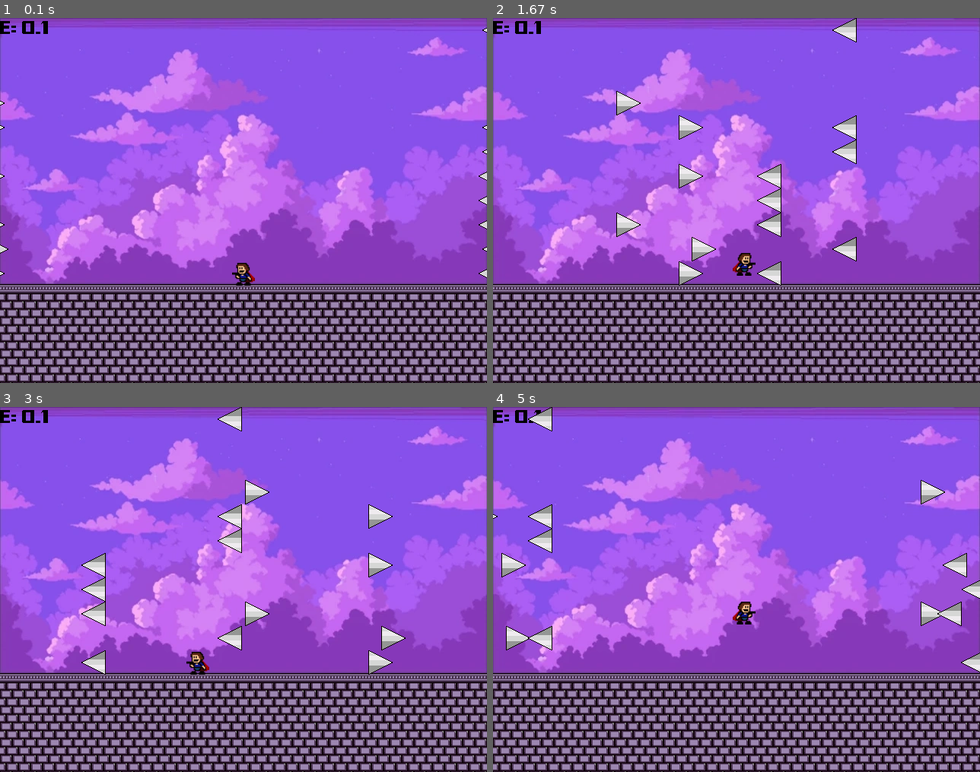
Above: before the commit, frames 1-4 (two rows, left to right).
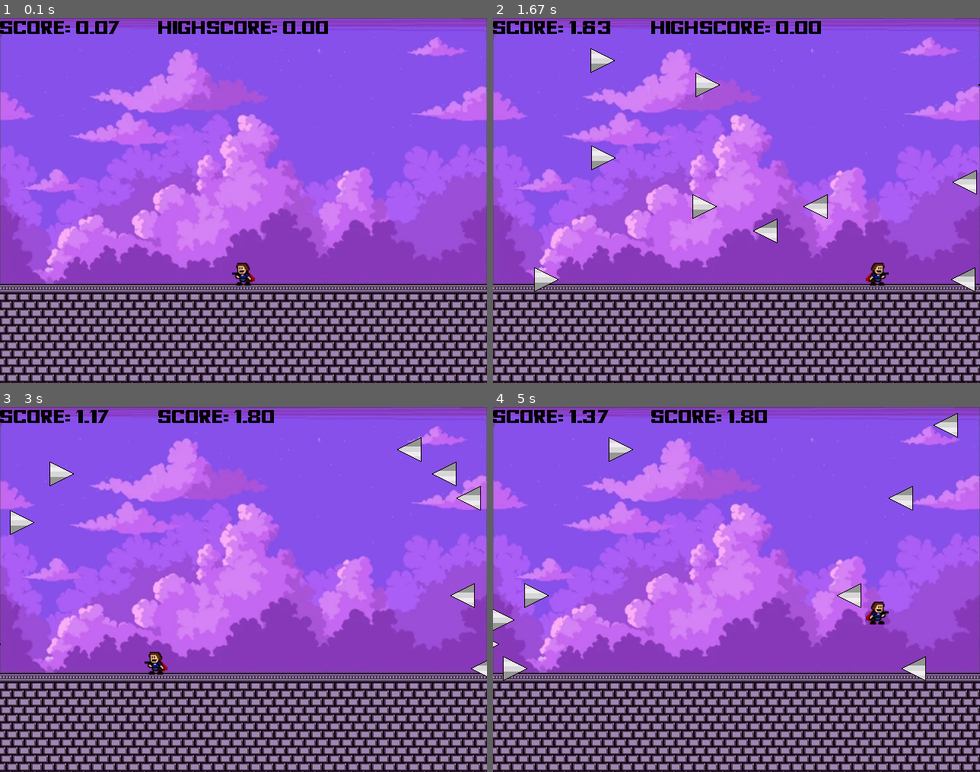
Above: after the commit, the same moments.

Repository: lorak80/pygame_project
Game: pygame game, started from game/main.py
Two runs of this game, one before a commit and one after it. Both use one fixed random seed, a clock stepped at 60 frames per second and the inputs below.
Inputs:
- Up to frame 1 (0.1 s): no input
- Up to frame 2 (1.67 s): tap J at 0.33 s; hold D 0.67-1.13 s; hold W 1.17-1.47 s; hold D from 1.5 s (still down)
- Up to frame 3 (3 s): release D at 1.97 s; hold A 2-2.53 s; tap Space at 2.57 s
- Up to frame 4 (5 s): hold A 3.23-3.63 s; hold W 3.67-4.03 s; hold D 4.07-4.7 s; tap Space at 4.73 s

The runs differ from the first frame. In frame 1, 1.3% of the frame differs, in the area x 0-100%, y 0-72%; in frame 2, 5.5%, in the area x 0-100%, y 0-75%; in frame 3, 4.8%; in frame 4, 4.5%.

Commit message:
fixed and optimized spikes, score/highscore implemented

Diff:
--- a/game/Killer.py
+++ b/game/Killer.py
@@ -1,17 +1,21 @@
 import pygame, random
 import main
 
-SPIKE_SPEEDS = [2, 2.5, 3]
-MIN_RESP_TIME = 60 * 2
-MAX_RESP_TIME = 60 * 4
+SPIKE_SPEEDS = [3, 3.5, 4]
+MIN_RESP_TIME = 60 * 1.5
+MAX_RESP_TIME = 60 * 10
+SPIKE_HITBOX_SIZE = {"width": 16, "height": 16}
 
 class Killer(pygame.sprite.Sprite):
     def __init__(self, init_x, init_y):
         super().__init__()
         self.init_x = init_x
         self.init_y = init_y
-    def kill(self, bob):
+    def kill(self, bob, spikes, score):
         bob.reset_pos()
+        for spike in spikes:
+            spike.reset_pos()
+        score.reset()
 
 class Spike(Killer):
     def __init__(self, init_x, init_y, image, right):
@@ -20,6 +24,8 @@
         self.speed = random.choice(SPIKE_SPEEDS)
         self.surf = pygame.image.load(image).convert_alpha()
         self.rect = self.surf.get_rect(midtop = (self.init_x, self.init_y))
+        self.deflate_hitbox()
+        self.reset_pos()
     def move(self):
         if self.RIGHT:
             self.rect.x += self.speed
@@ -40,6 +46,12 @@
 
         return offscreen
 
+    def deflate_hitbox(self):
+        old_center = self.rect.center
+        self.rect.width = SPIKE_HITBOX_SIZE["width"]
+        self.rect.height = SPIKE_HITBOX_SIZE["height"]
+        self.rect.center = old_center
+
     def reset_pos(self):
         if self.RIGHT:
             self.rect.left = random.randint(-MAX_RESP_TIME, -MIN_RESP_TIME)
--- a/game/Text.py
+++ b/game/Text.py
@@ -12,7 +12,12 @@
 class Score(Text):
     def __init__(self, text, color, size, pos):
         self.text = text
+        self.INIT_SCORE = 0.00
         super().__init__(text, color, size, pos)
-    def set_score(self, new_text, color):
+    def set_score(self, new_score, color = "black"):
+        new_score_2f = "{:.2f}".format(new_score)
+        new_text = f"Score: {new_score_2f}"
         self.text = new_text
         self.surf = self.font.render(new_text, False, color)
+    def reset(self):
+        self.text = f"Score: {self.INIT_SCORE}"
--- a/game/main.py
+++ b/game/main.py
@@ -58,10 +58,11 @@
         screen.blit(spikes[i].surf, spikes[i].rect)
 
 #blits everything that doesn't kill
-def blit_non_killer(screen, bob, floor, sky, text0):
+def blit_non_killer(screen, bob, floor, sky, text0, text1):
     screen.blit(floor.surf, floor.rect)
     screen.blit(sky.surf, sky.rect)
     screen.blit(text0.surf, text0.rect)
+    screen.blit(text1.surf, text1.rect)
     #based on the moving direction of bob, it turns its body towards that direction
     if bob.facing_right():
         screen.blit(bob.surfR, bob.rect)
@@ -69,39 +70,32 @@
         screen.blit(bob.surfL, bob.rect)
 
 #function that checks spike collisions, if true, kill bob and exit loop
-def check_spike_collision(bob, spikes, n_spikes):
-    not_killed, i = True, 0
-    while i < n_spikes and not_killed:
-        if bob.rect.colliderect(spikes[i]):
-            spikes[i].kill(bob)
-            not_killed = False
-        else:
-            i += 1
+def spike_collision(bob, spikes, score_text):
+    for spike in spikes:
+        if bob.rect.colliderect(spike):
+            spike.kill(bob, spikes, score_text)
+            return True
+    return False
 
 def randomize_spikes_to_move(spikes):
     rand_bool = [random.choice([True, False]) for _ in spikes]
     return [i for i, _ in enumerate(spikes) if rand_bool[i]]
 
-
-def move_spikes(spikes, spikes_to_move):
-    for i in spikes_to_move:
-        spikes[i].move()
-        if spikes[i].is_offscreen():
-            spikes[i].reset_pos()
-
-
 def offscreen_spikes(spikes):
     return [i for i, spike in enumerate(spikes) if spike.is_offscreen()]
 
-def do_everything_for_spikes(spikes, spikes_to_move):
-    move_spikes(spikes, spikes_to_move)
-
+def move_spikes(spikes):
+    for spike in spikes:
+        spike.move()
+        if spike.is_offscreen():
+            spike.reset_pos()
 
 def main():
     pygame.init()
     pygame.display.set_caption("bob")
-    score_text = Text.Score("Score: 0.0", "black", FONT_SIZE_SCORE, ORIGIN)
-    score_text.set_score("Score: 0.1", "black")
+    score_text = Text.Score("Score: 0.00", "black", FONT_SIZE_SCORE, ORIGIN)
+    score_text.rect.left = 0
+    highscore_text = Text.Score("Highscore: 0.00", "black", FONT_SIZE_SCORE, (WIN_WIDTH / 2, 0))
     screen = pygame.display.set_mode((WIN_WIDTH, WIN_HEIGHT))#sets the resolution of the screen
     clock = pygame.time.Clock()#clock used to set fps
     sky = Sky.Sky()
@@ -111,19 +105,18 @@
     spikes = [Killer.Spike(-20, i * SPIKE_SIZE, SPIKE_IMG_RIGHT, True) for i in range(HALF_SPIKES)]
     #adds to the list the spike on the right side of the screen
     spikes.extend([Killer.Spike(WIN_WIDTH + 20, i * SPIKE_SIZE, SPIKE_IMG_LEFT, False) for i in range(HALF_SPIKES)])
-    #used to check which spikes can move to not overwhelm the player
-    spikes_to_move = randomize_spikes_to_move(spikes)
-    if BOTTOM_SPIKES[0] not in spikes_to_move and BOTTOM_SPIKES[1] not in spikes_to_move:
-        spikes_to_move.append(random.choice(BOTTOM_SPIKES[0], BOTTOM_SPIKES[1]))
-    print(spikes_to_move)
     #vertical speed used when jumping
     speed_y = Bob.INIT_JUMP_SPEED
     #dash_stop_time is used to measure how long the dash has been going on for
     dash_stop_time = -1
 
+    highscore = -1
+
+    start_time = time.time()
+
     #game loop
     while True:
-        blit_non_killer(screen, bob, floor, sky, score_text)
+        blit_non_killer(screen, bob, floor, sky, score_text, highscore_text)
         blit_spikes(screen, spikes, MAX_SPIKES)
         #gets the current time, which is the time in seconds
         #since the epoch (1st january 1970 00:00:00 UTC)
@@ -136,8 +129,6 @@
             if event.type == pygame.QUIT:
                 pygame.quit()
                 exit()
-
-        do_everything_for_spikes(spikes, spikes_to_move)
 
         if bob.dashing() and not bob.dashed():
             if dash_stop_time == -1:#if there is no stop time (bob has just started to dash)
@@ -168,9 +159,13 @@
             #bob can dash again
             bob.states["dashed"] = False
 
-
-        check_spike_collision(bob, spikes, MAX_SPIKES)
-
+        move_spikes(spikes)
+        if spike_collision(bob, spikes, score_text):
+            if current_time - start_time > highscore:
+                highscore = current_time - start_time
+                highscore_text.set_score(highscore)
+            start_time = time.time()
+        score_text.set_score(current_time - start_time)
         bob.avoid_offscreen()
 
         clock.tick(FPS)
